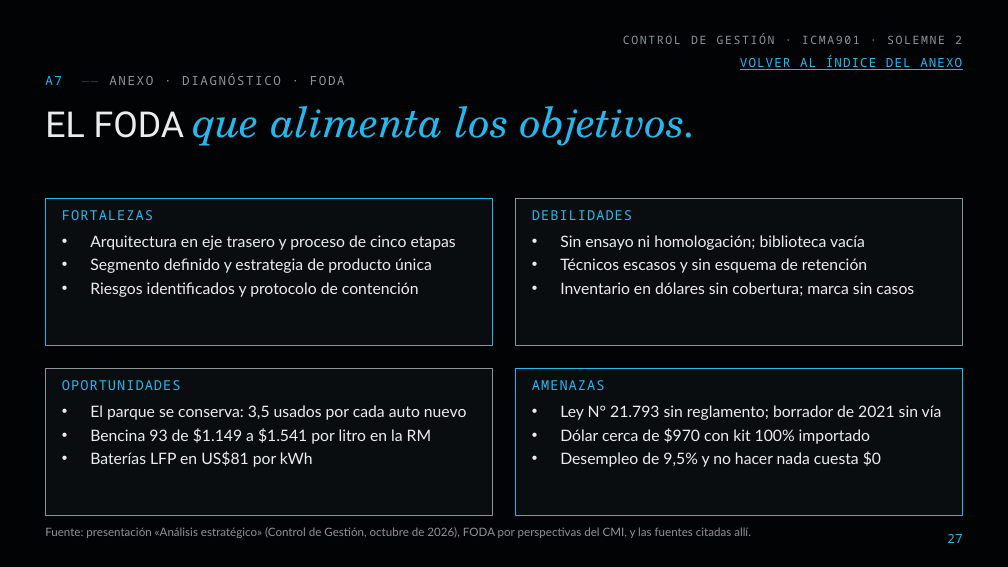
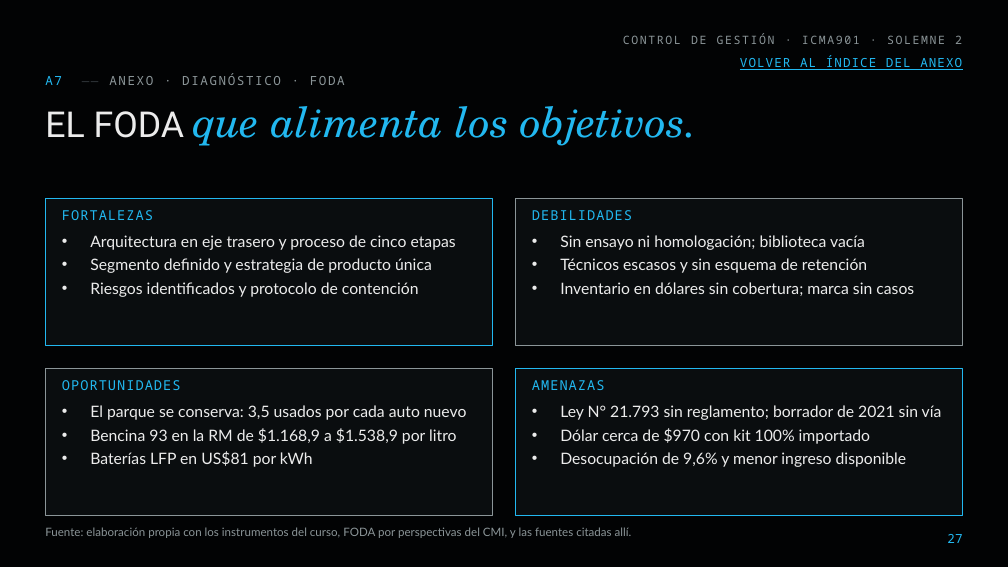
Before and after one commit to diegoaam0109-ux/lumine, a slide deck: slide 27 of solemne-2/Lumine_Solemne2_CMI_Control_de_Gestion.pptx. Drawn at 1008x567 pixels with LibreOffice and Linux fonts; fonts in the diff are those of the drawing; background and template pictures are left out. Boxes give left, top, right and bottom in pixels: in the first picture for what was removed or moved away, otherwise in the second. Text is boxed around its words. In the diff, an @@ line names an element or a change of style, - is before the commit and + after.

```diff
--- a/solemne-2/Lumine_Solemne2_CMI_Control_de_Gestion.pptx
+++ b/solemne-2/Lumine_Solemne2_CMI_Control_de_Gestion.pptx
@@ text at box(90, 428, 456, 444): text changed @@
-• Bencina 93 de $1.149 a $1.541 por litro en la RM
+• Bencina 93 en la RM de $1.168,9 a $1.538,9 por litro
@@ text at box(560, 452, 907, 467): text changed @@
-• Desempleo de 9,5% y no hacer nada cuesta $0
+• Desocupación de 9,6% y menor ingreso disponible
@@ text at box(45, 527, 632, 538): text changed @@
-Fuente: presentación «Análisis estratégico» (Control de Gestión, octubre de 2026), FODA por perspectivas del CMI, y las fuentes citadas allí.
+Fuente: elaboración propia con los instrumentos del curso, FODA por perspectivas del CMI, y las fuentes citadas allí.
```
Also in this commit, not shown: 26 other slides changed, 24 other files.
